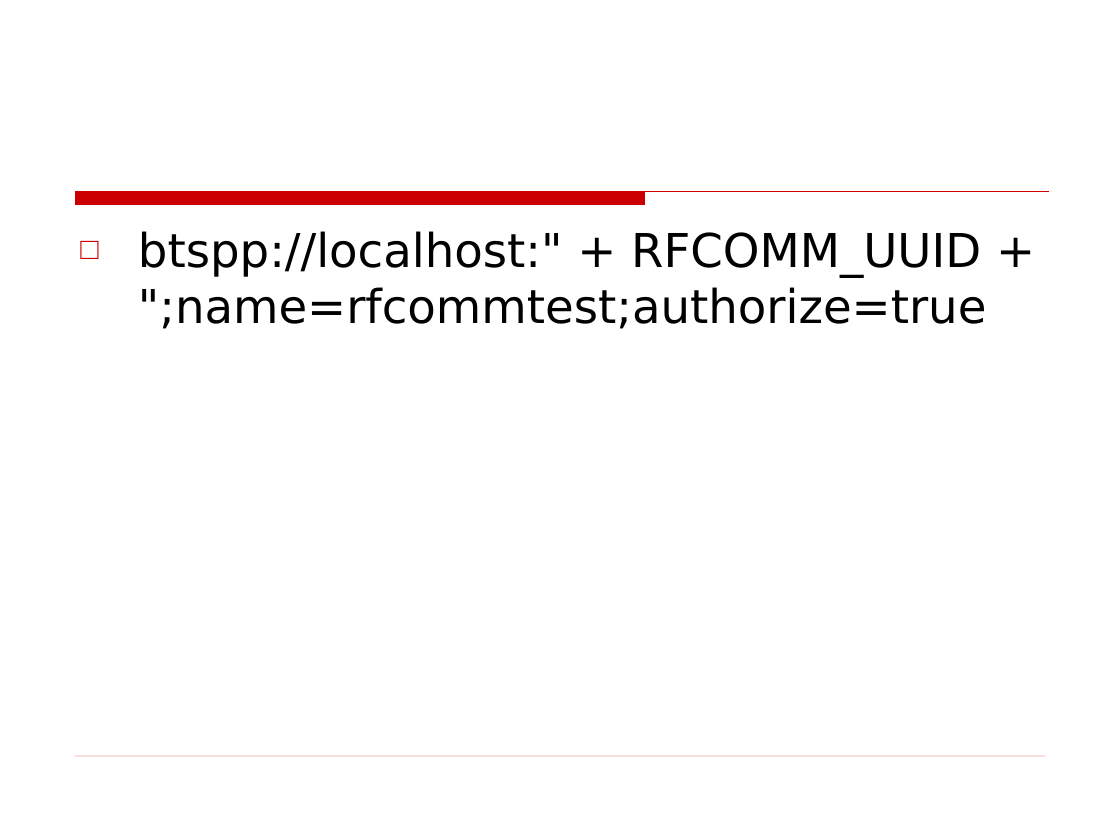
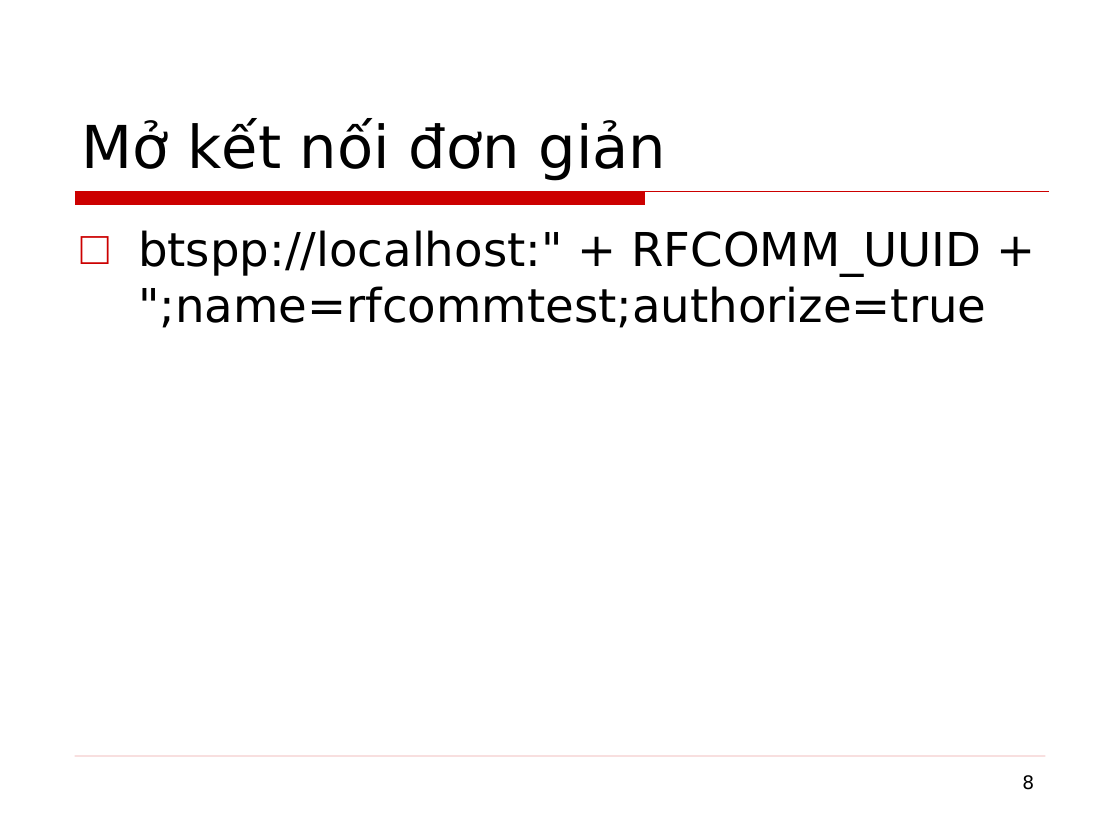
Before and after one commit to phamtuanchip/labs, a slide deck: slide 8 of M1304M-C1304M/j2me/slides/Session12.ppt. Drawn at 1120x840 pixels with LibreOffice and Linux fonts; fonts in the diff are those of the drawing; background and template pictures are left out. Boxes give left, top, right and bottom in pixels: in the first picture for what was removed or moved away, otherwise in the second. Text is boxed around its words. In the diff, an @@ line names an element or a change of style, - is before the commit and + after.

```diff
--- a/M1304M-C1304M/j2me/slides/Session12.ppt
+++ b/M1304M-C1304M/j2me/slides/Session12.ppt
@@ title added at <box>82,120,667,181</box>, 38 pt, text #000000 @@
+Mở kết nối đơn giản
@@ page number at <box>1022,775,1034,790</box>: text colour #FFFFFF to #000000 @@
```
Also in this commit, not shown: 8 other slides changed, 8 slides added, 8 slides removed, 49 other files.
